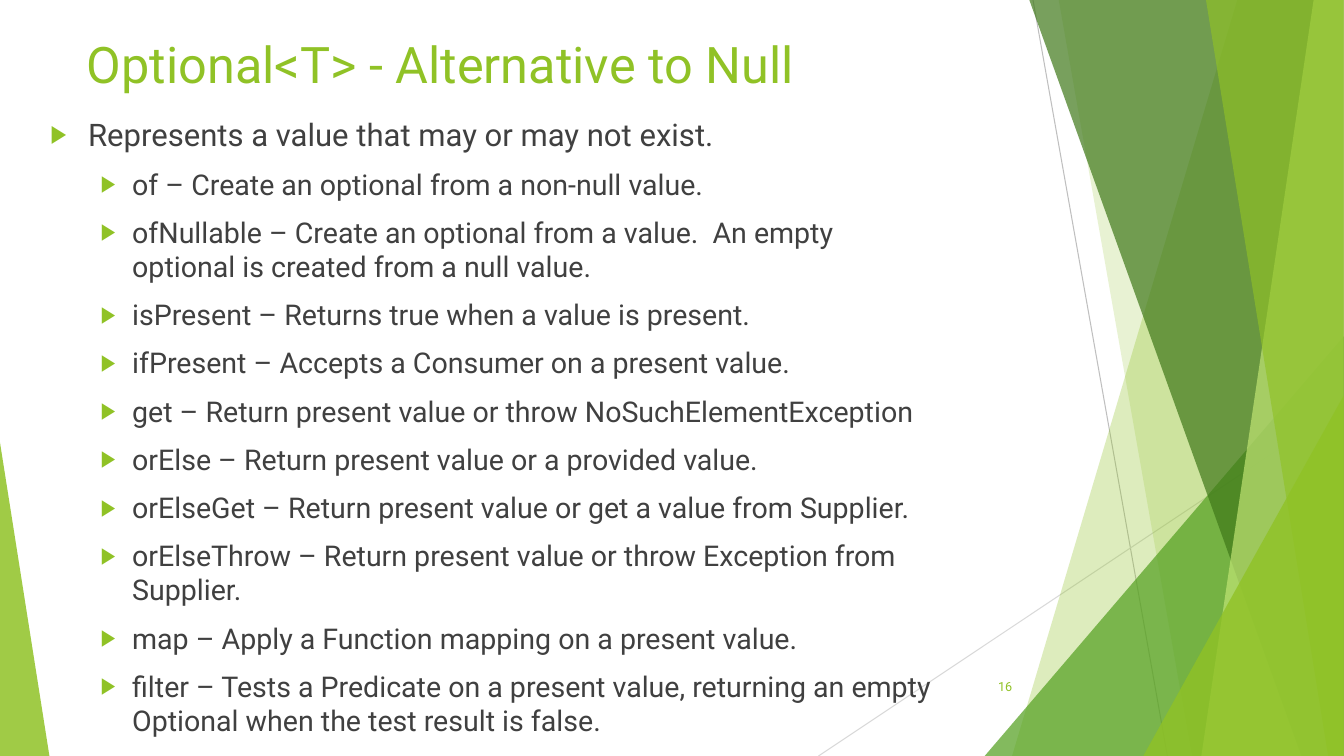
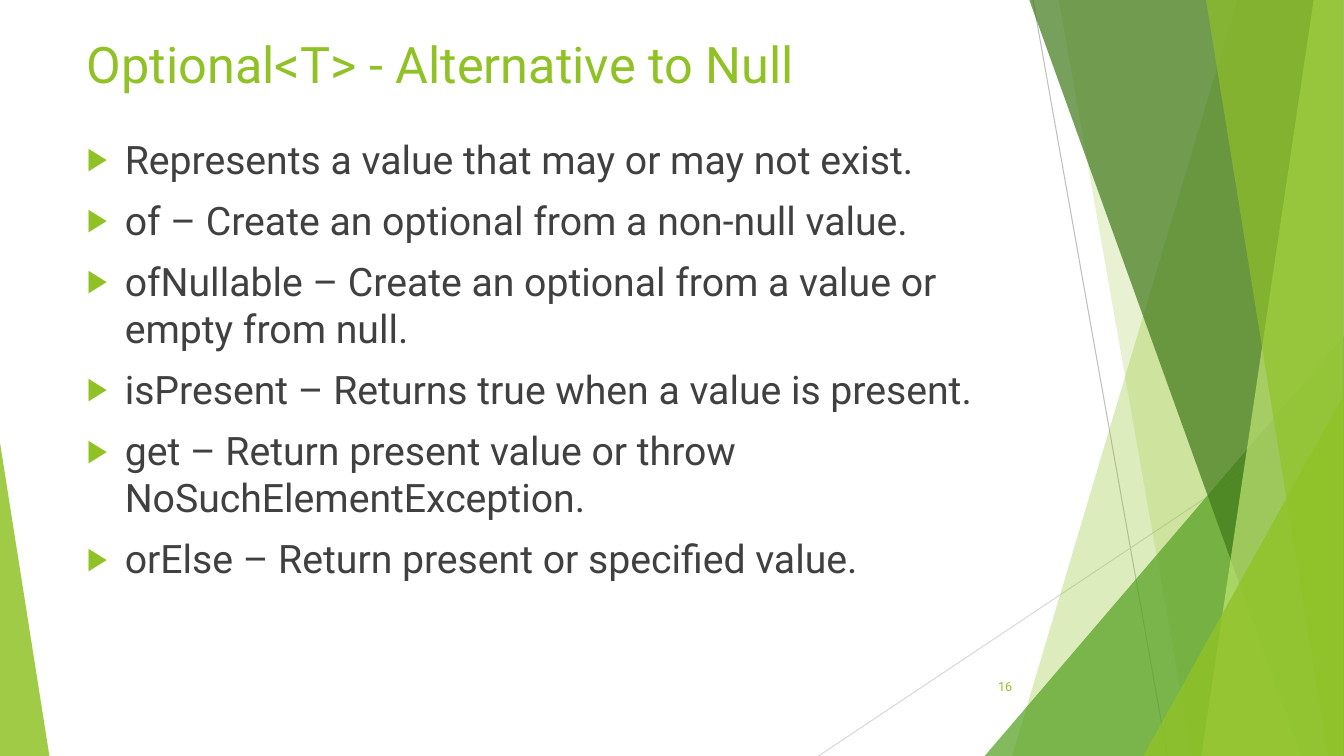
Before and after one commit to RichardRoda/2017-CodePaLOUsa-Lambda, a slide deck: slide 16 of Learning to Love the Lambda in the Stream.pptx. Drawn at 1344x756 pixels with LibreOffice and Linux fonts; fonts in the diff are those of the drawing. Boxes give left, top, right and bottom in pixels: in the first picture for what was removed or moved away, otherwise in the second. Text is boxed around its words. In the diff, an @@ line names an element or a change of style, - is before the commit and + after.

Commit message:
Change FI descriptions to use the verb corresponding to the functional method. Give SequencedCollection as an example of a datasource that produces an ordered stream. Give pure commutative functions a title intro slide. Other improvements.

```diff
--- a/Learning to Love the Lambda in the Stream.pptx
+++ b/Learning to Love the Lambda in the Stream.pptx
@@ text "Represents a value that may ...": place and size @@
-text "Represents a value that may ..." at [88, 122, 931, 737]
+text "Represents a value that may ..." at [125, 144, 971, 581]
@@ text at [125, 144, 971, 412]: size 22.2 to 28 pt in "Represents a value that may or may ..."; size 20.4 to 28 pt in "of – Create an optional from a ...", "isPresent – Returns true when a value ..."; list level 2 to 1 in "of – Create an optional ..."; list level 2 to 1 in "isPresent – Returns true when ..." @@
@@ text at [125, 266, 937, 352]: text changed; size 20.4 to 28 pt @@
-  ▶ ofNullable – Create an optional from a value. An empty optional is created from a null value.
+▶ ofNullable – Create an optional from a value or empty from null.
@@ text at [125, 435, 857, 581]: text changed; size 20.4 to 28 pt @@
-  ▶ ifPresent – Accepts a Consumer on a present value.
-  ▶ get – Return present value or throw NoSuchElementException
-  ▶ orElse – Return present value or a provided value.
-  ▶ orElseGet – Return present value or get a value from Supplier.
-  ▶ orElseThrow – Return present value or throw Exception from Supplier.
-  ▶ map – Apply a Function mapping on a present value.
-  ▶ filter – Tests a Predicate on a present value, returning an empty Optional when the test result is false.
+▶ get – Return present value or throw NoSuchElementException.
+▶ orElse – Return present or specified value.
```
Also in this commit, not shown: 16 other slides changed, 1 slide added.
